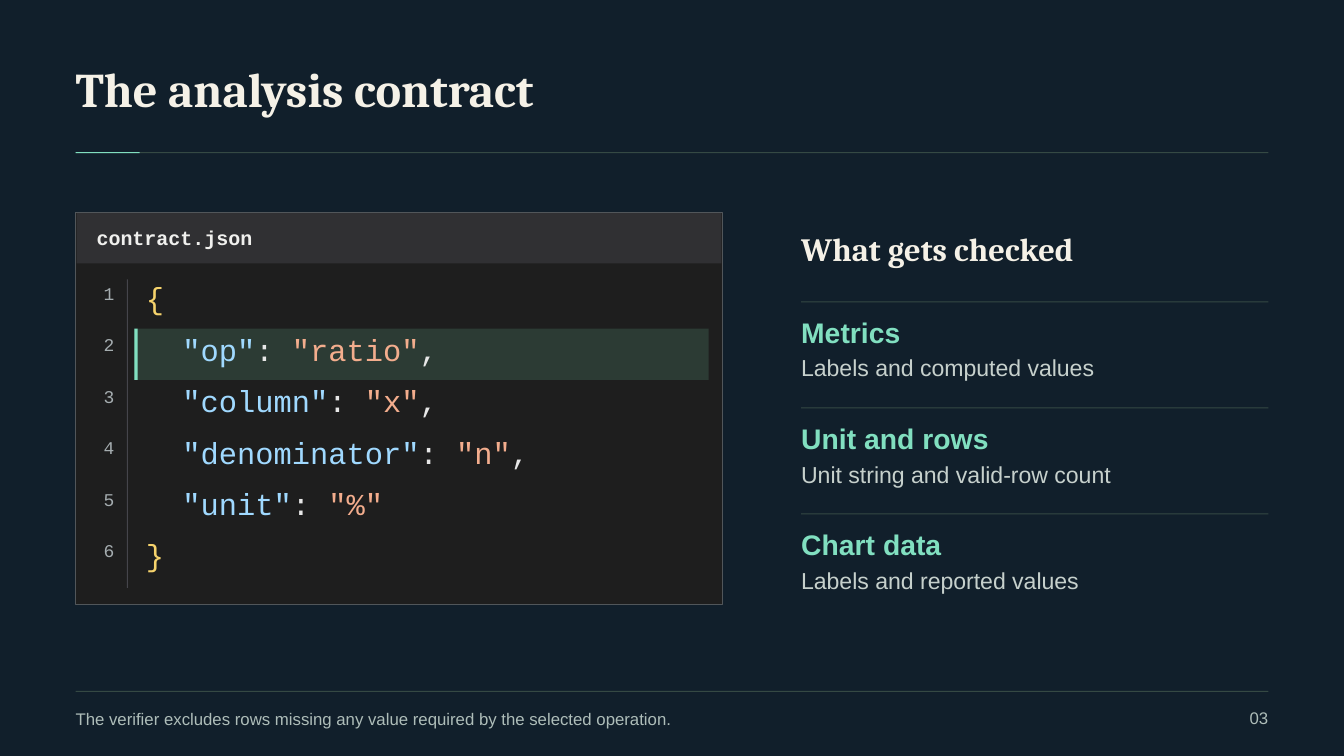
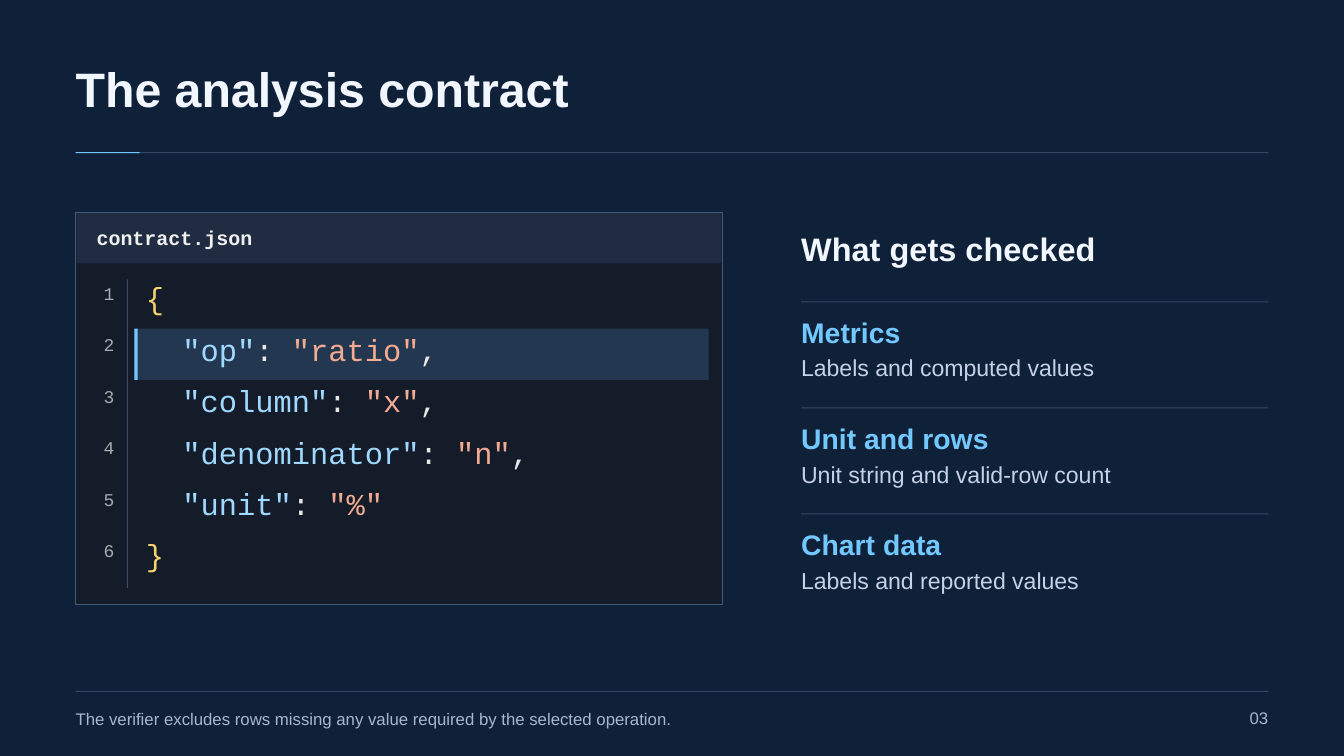
Before and after one commit to naazzarov/trustverify-ai-analysis, a slide deck: slide 3 of presentation/TrustVerify-Dark-Defense.pptx. Drawn at 1344x756 pixels with LibreOffice and Linux fonts; fonts in the diff are those of the drawing. Boxes give left, top, right and bottom in pixels: in the first picture for what was removed or moved away, otherwise in the second. Text is boxed around its words. In the diff, an @@ line names an element or a change of style, - is before the commit and + after.

```diff
--- a/presentation/TrustVerify-Dark-Defense.pptx
+++ b/presentation/TrustVerify-Dark-Defense.pptx
@@ background #111F2B to #0E2138 @@
@@ text "The analysis contract" at <box>76,72,568,116</box>: font Cambria to Arial, text colour #F5F1E7 to #F2F6FF @@
@@ rectangle at <box>76,152,140,153</box>: fill #81DFC0 to #72C8FF @@
@@ rectangle at <box>76,212,723,605</box>: fill #1E1E1E to #141B29; outline #51565A 0.75 pt to #465B77 0.75 pt @@
@@ rectangle at <box>77,213,722,263</box>: fill #303033 to #202C41 @@
@@ text "What gets checked" at <box>801,237,1095,267</box>: font Cambria to Arial, text colour #F5F1E7 to #F2F6FF @@
@@ rectangle at <box>127,279,128,588</box>: fill #45454B to #3D4D65 @@
@@ rectangle at <box>134,329,137,380</box>: fill #81DFC0 to #72C8FF @@
@@ rectangle at <box>134,329,709,380</box>: fill #2C3B34 to #233750 @@
@@ text ""op": "ratio"," at <box>182,339,438,368</box>: text colour #F3AD8D to #F3AB92 in ""ratio"," @@
@@ text ""column": "x"," at <box>182,390,438,418</box>: text colour #F3AD8D to #F3AB92 in ""x"," @@
@@ text colour #81DFC0 to #72C8FF in 3 elements at <box>801,322,900,344</box>, <box>801,428,988,450</box>, <box>801,534,941,556</box> @@
@@ fill #354944 to #304663 in 5 elements at <box>76,152,1268,153</box>, <box>76,691,1268,692</box>, <box>802,301,1269,302</box>, <box>802,407,1269,408</box>, <box>802,513,1269,514</box> @@
@@ text colour #C6D0CC to #C4D1E6 in 3 elements at <box>801,359,1095,381</box>, <box>801,466,1110,488</box>, <box>801,572,1079,594</box> @@
@@ text "The verifier excludes rows missing ..." at <box>76,713,671,729</box>: text colour #AEBDB9 to #A6B7D2 @@
@@ text "03" at <box>1250,712,1269,724</box>: text colour #AEBDB9 to #A6B7D2 @@
```
Also in this commit, not shown: 21 other slides changed, 7 other files.
